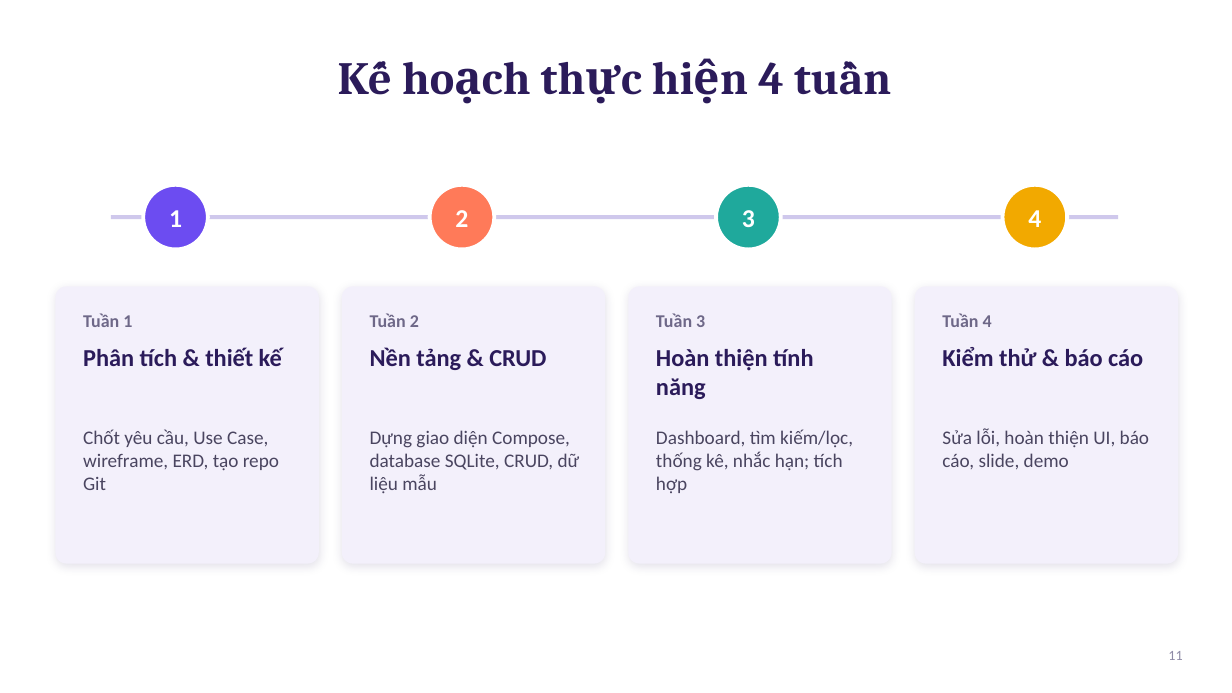
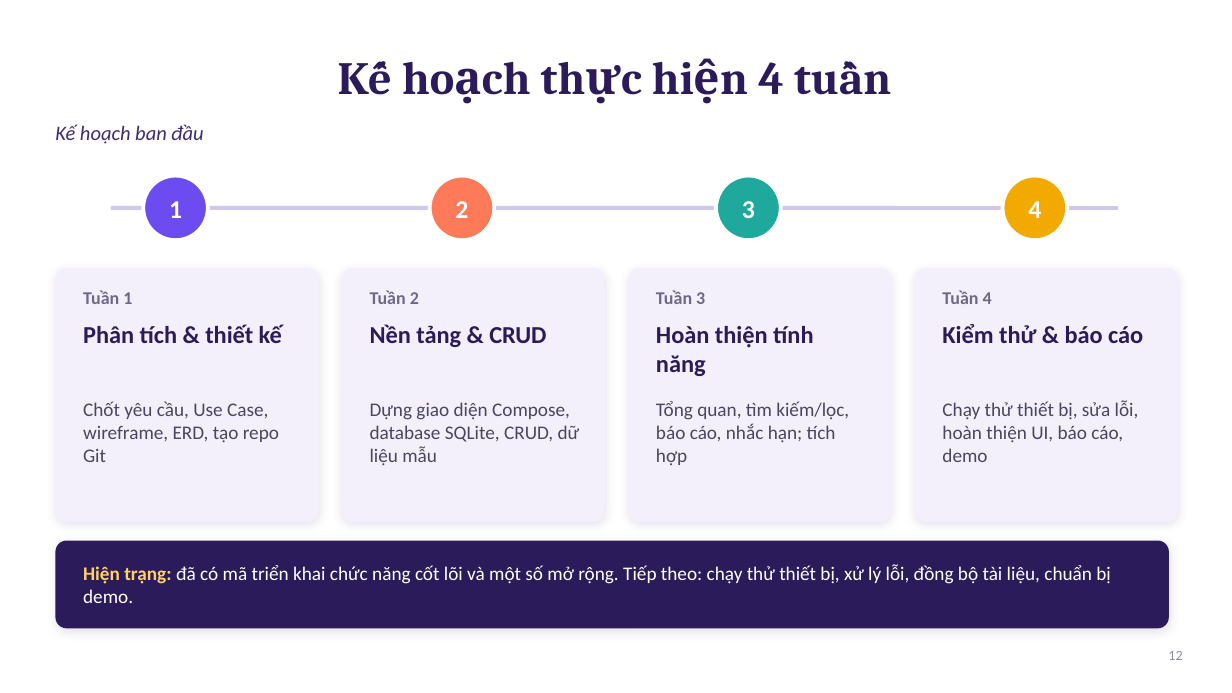
Before and after one commit to nkhhieu123/ltdd, a slide deck: slide 12 of docs/SubTrack_GioiThieuDeTai.pptx (slide 11 before the commit). Drawn at 1232x693 pixels with LibreOffice and Linux fonts; fonts in the diff are those of the drawing. Boxes give left, top, right and bottom in pixels: in the first picture for what was removed or moved away, otherwise in the second. Text is boxed around its words. In the diff, an @@ line names an element or a change of style, - is before the commit and + after.

Commit message:
Bổ sung nội dung Tuần 1: sơ đồ Use Case trên slide, sửa quan hệ nhắc hạn, đặc tả đủ UC, giới hạn, ca kiểm thử, phân công có tiêu chí nghiệm thu

```diff
--- a/docs/SubTrack_GioiThieuDeTai.pptx
+++ b/docs/SubTrack_GioiThieuDeTai.pptx
@@ text added at (55, 124, 203, 144), 16 pt, text #3D2C78, italic @@
+Kế hoạch ban đầu
@@ 4 texts, 4 ellipses, 1 line: place and size @@
-4 texts, 4 ellipses, 1 line at (111, 185, 1118, 250)
+4 texts, 4 ellipses, 1 line at (111, 176, 1118, 240)
@@ rounded rectangle: place and size @@
-rounded rectangle at (55, 287, 319, 564)
+rounded rectangle at (55, 268, 319, 522)
@@ rounded rectangle: place and size @@
-rounded rectangle at (342, 287, 605, 564)
+rounded rectangle at (342, 268, 605, 522)
@@ rounded rectangle: place and size @@
-rounded rectangle at (628, 287, 892, 564)
+rounded rectangle at (628, 268, 892, 522)
@@ proportions changed in 4 elements at (55, 268, 319, 522), (342, 268, 605, 522), (628, 268, 892, 522), (915, 268, 1178, 522) @@
@@ rounded rectangle: place and size @@
-rounded rectangle at (915, 287, 1178, 564)
+rounded rectangle at (915, 268, 1178, 522)
@@ 4 texts: place and size @@
-4 texts at (83, 313, 992, 327)
+4 texts at (83, 290, 992, 304)
@@ text "Phân tích & thiết kế": place and size @@
-text "Phân tích & thiết kế" at (83, 347, 282, 366)
+text "Phân tích & thiết kế" at (83, 324, 282, 343)
@@ text "Nền tảng & CRUD": place and size @@
-text "Nền tảng & CRUD" at (370, 347, 546, 370)
+text "Nền tảng & CRUD" at (370, 324, 546, 347)
@@ text "Hoàn thiện tính năng": place and size @@
-text "Hoàn thiện tính năng" at (656, 349, 813, 399)
+text "Hoàn thiện tính năng" at (656, 326, 813, 376)
@@ text "Kiểm thử & báo cáo": place and size @@
-text "Kiểm thử & báo cáo" at (942, 347, 1143, 366)
+text "Kiểm thử & báo cáo" at (942, 324, 1143, 343)
@@ text "Chốt yêu cầu, Use Case, ...": place and size @@
-text "Chốt yêu cầu, Use Case, ..." at (83, 429, 279, 490)
+text "Chốt yêu cầu, Use Case, ..." at (83, 401, 279, 462)
@@ text "Dựng giao diện Compose, database ...": place and size @@
-text "Dựng giao diện Compose, database ..." at (370, 430, 580, 493)
+text "Dựng giao diện Compose, database ..." at (370, 402, 580, 465)
@@ text at (656, 401, 849, 465): text changed @@
-Dashboard, tìm kiếm/lọc, thống kê, nhắc hạn; tích hợp
+Tổng quan, tìm kiếm/lọc, báo cáo, nhắc hạn; tích hợp
@@ text at (942, 400, 1139, 462): text changed @@
-Sửa lỗi, hoàn thiện UI, báo cáo, slide, demo
+Chạy thử thiết bị, sửa lỗi, hoàn thiện UI, báo cáo, demo
@@ rounded rectangle added at (55, 541, 1169, 628), fill #2B1B5A @@
@@ text added at (83, 564, 1111, 603), 15 pt, text #FFFFFF @@
+Hiện trạng: đã có mã triển khai chức năng cốt lõi và một số mở rộng. Tiếp theo: chạy thử thiết bị, xử lý lỗi, đồng bộ tài liệu, chuẩn bị demo.
@@ page number at (1168, 651, 1182, 660): text changed @@
-11
+12
```
Also in this commit, not shown: 4 other slides changed, 6 slides added, 4 slides removed, 1 other file.
